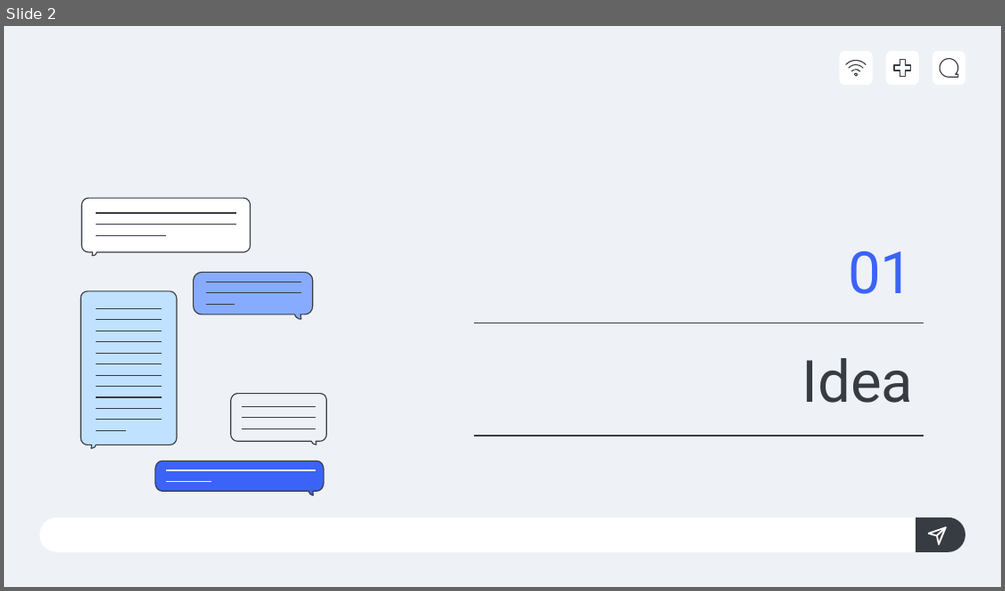
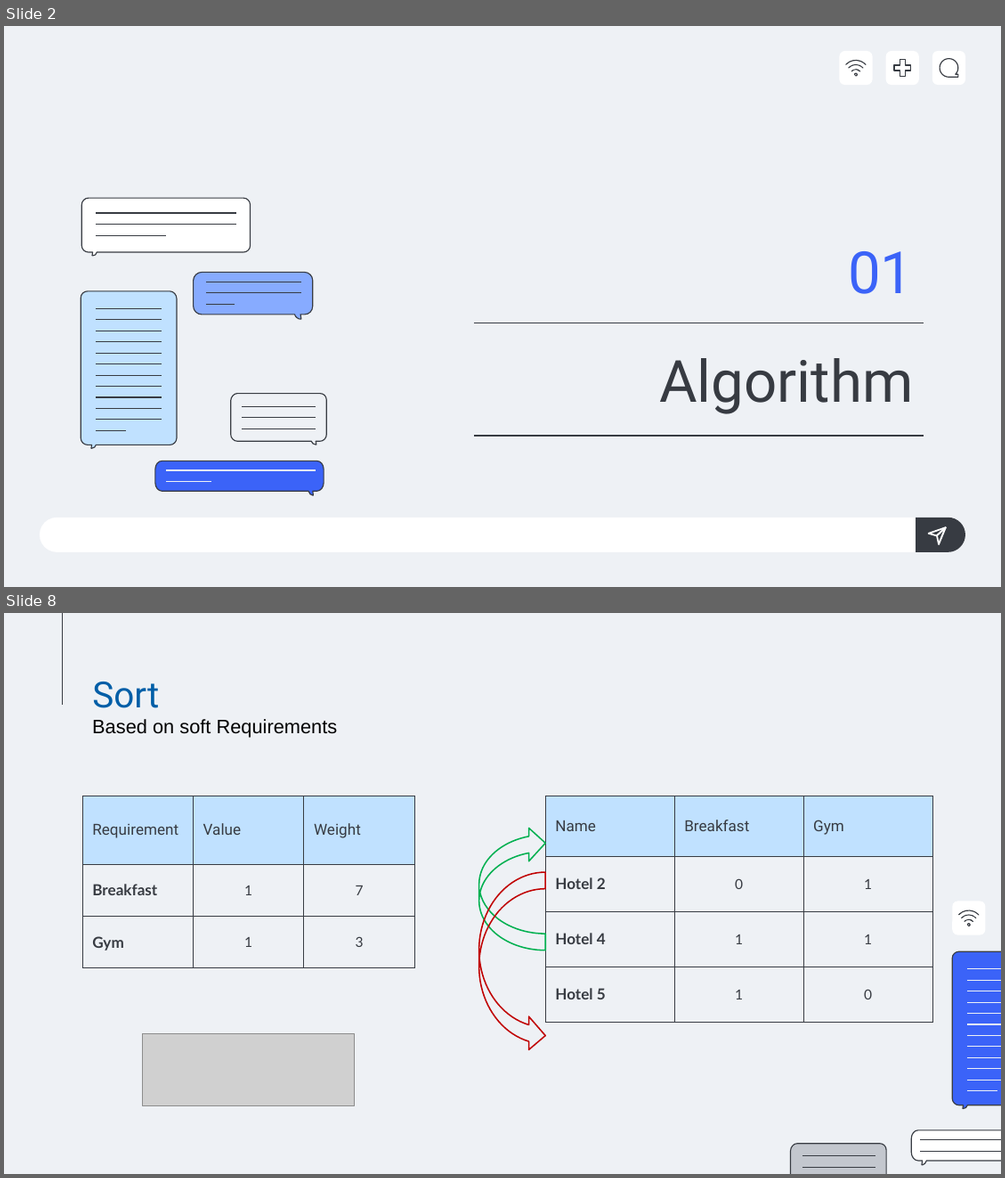
Before and after one commit to M4RKUS28/SmartStay24, a slide deck: Makeathon Check24 - Pitch.pptx. Shown one above the other, each under a label of ours: slide 2 before the commit, slides 2 and 8 after it; the slides between them are not shown. The pictures are 1005x591 and 1005x1178 pixels, drawn with LibreOffice and Linux fonts; fonts in the diff are those of the drawing; grey boxes stand for pictures. Boxes give left, top, right and bottom in pixels: in the first picture for what was removed or moved away, otherwise in the second. Text is boxed around its words. In the diff, an @@ line names an element or a change of style, - is before the commit and + after.

```diff
--- a/Makeathon Check24 - Pitch.pptx
+++ b/Makeathon Check24 - Pitch.pptx
@@ slide 8 added at (4,613,1001,1174), background #EEF1F5 @@
@@ line added from (63, 613) to (63, 705), #373B42 0.75 pt @@
@@ title added at (92,682,159,708), 26 pt, text #005EA7 @@
+Sort
@@ text added at (92,719,338,738), 14 pt, text #000000 @@
+Based on soft Requirements
@@ table added at (82,796,414,968), 3 rows, 3 columns @@
+Requirement | Value | Weight
+Breakfast | 1 | 7
+Gym | 1 | 3
@@ table added at (545,796,931,1022), 4 rows, 3 columns @@
+Name | Breakfast | Gym
+Hotel 2 | 0 | 1
+Hotel 4 | 1 | 1
+Hotel 5 | 1 | 0
@@ curved right arrow added at (478,827,545,950), outline #00B050 1 pt @@
@@ curved right arrow added at (478,872,545,1053), outline #C00000 1 pt @@
@@ group added at (952,901,985,935): 4 freeform shapes, 1 rounded rectangle @@
@@ picture added at (143,1034,355,1105) @@
@@ group added at (791,952,1001,1174): 16 lines, 3 freeform shapes @@
@@ slide 2 changed as well @@
@@ title at (659,358,913,414): text changed @@
-Idea
+Algorithm
```
Also in this commit, not shown: 3 other slides changed, 6 other slides added, 3 slides removed.
